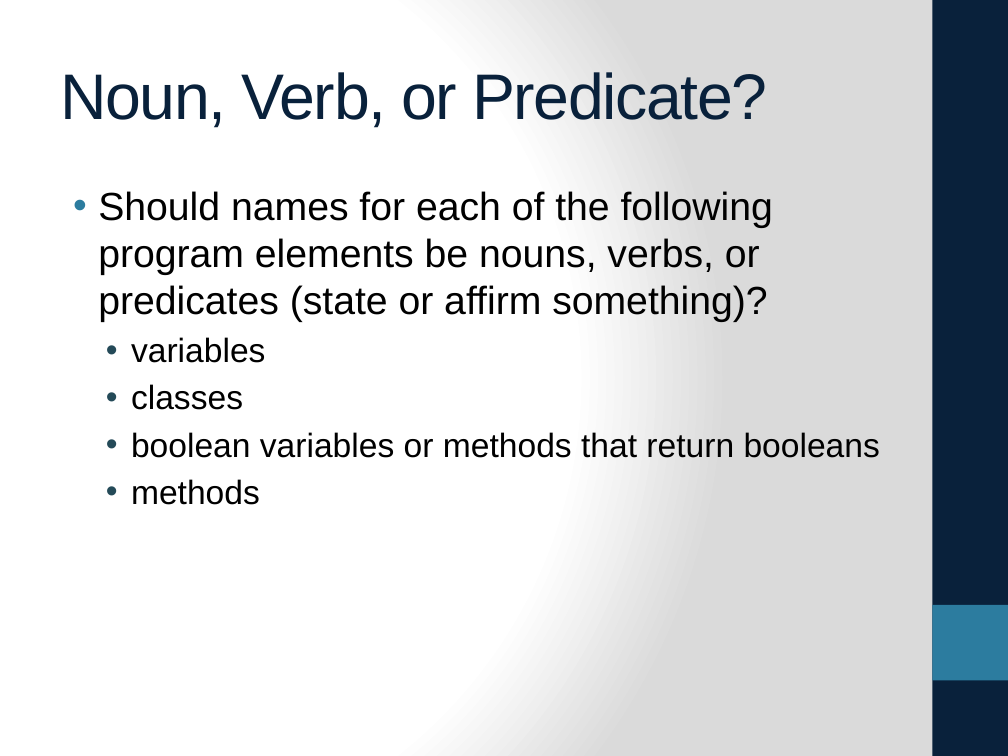
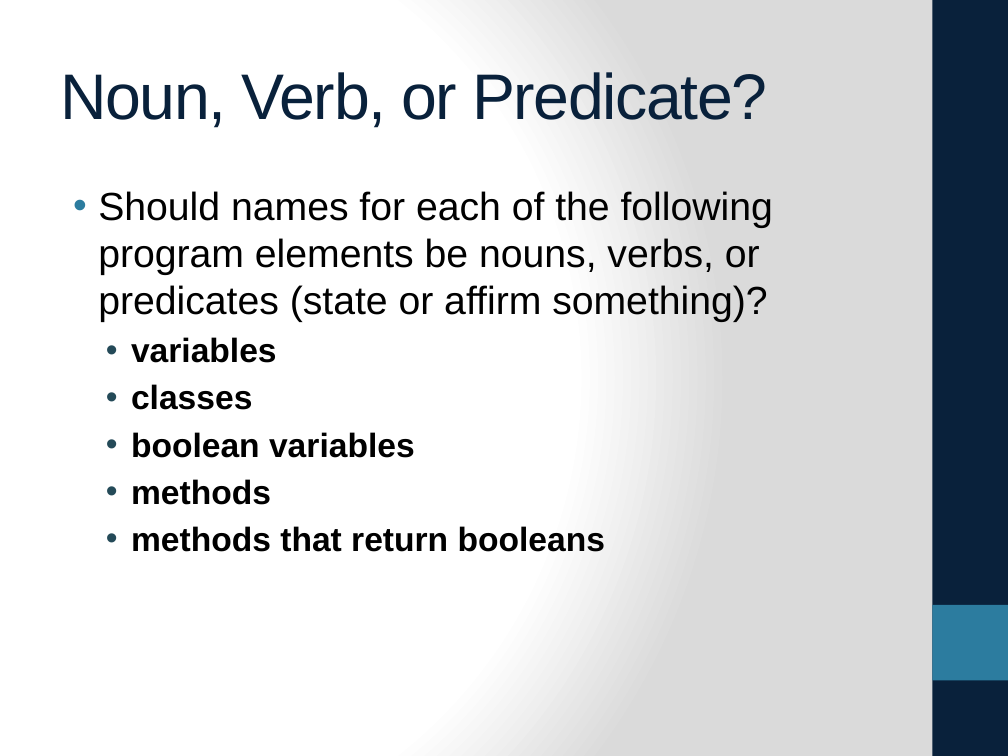
Before and after one commit to skiadas/SoftwareDevelopmentPracticumCourse, a slide deck: slide 4 of lessonPlans/names_function.pptx. Drawn at 1008x756 pixels with LibreOffice and Linux fonts; fonts in the diff are those of the drawing. Boxes give left, top, right and bottom in pixels: in the first picture for what was removed or moved away, otherwise in the second. Text is boxed around its words. In the diff, an @@ line names an element or a change of style, - is before the commit and + after.

```diff
--- a/lessonPlans/names_function.pptx
+++ b/lessonPlans/names_function.pptx
@@ text at box(131, 337, 277, 505): bold on in "variables", "classes", "methods" @@
@@ text at box(131, 432, 415, 458): text changed; bold on @@
-  • boolean variables or methods that return booleans
+  • boolean variables
@@ text at box(131, 526, 605, 552): paragraph added @@
+  • methods that return booleans
```
Also in this commit, not shown: 1 other slide changed, 6 other files.
